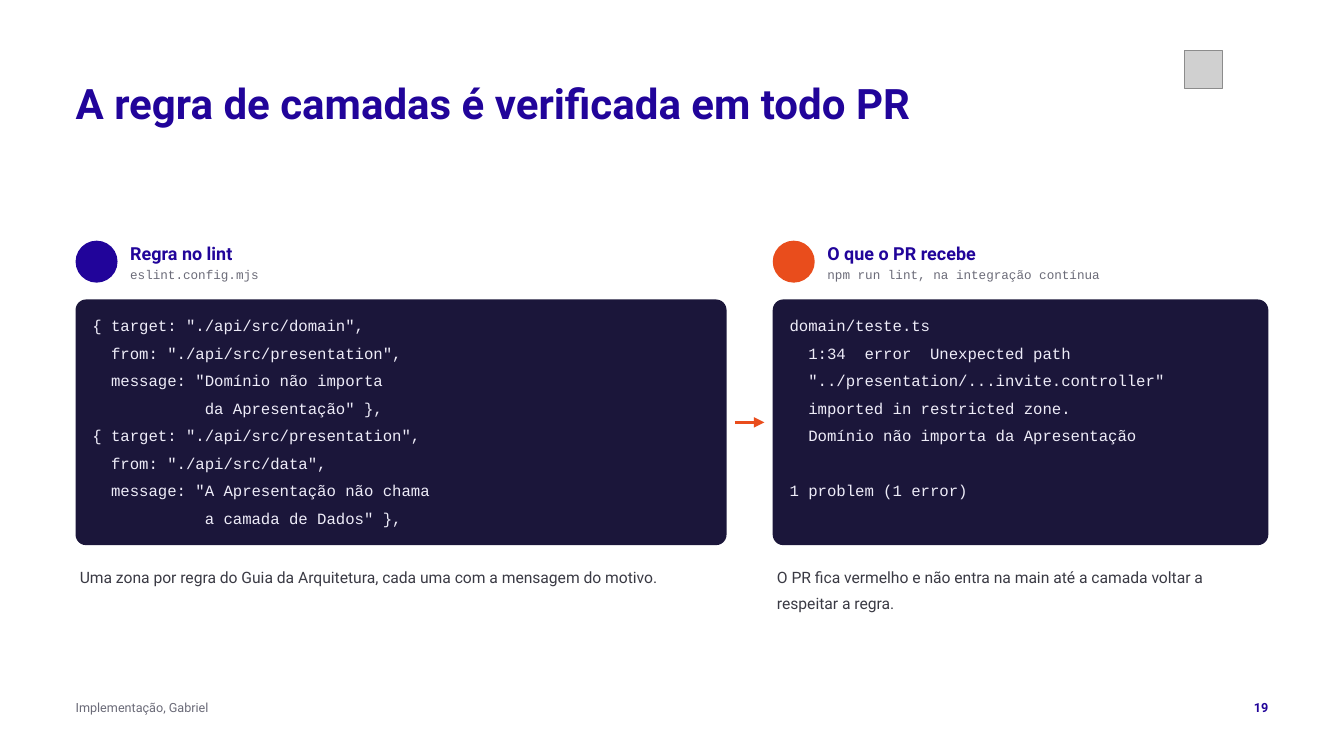
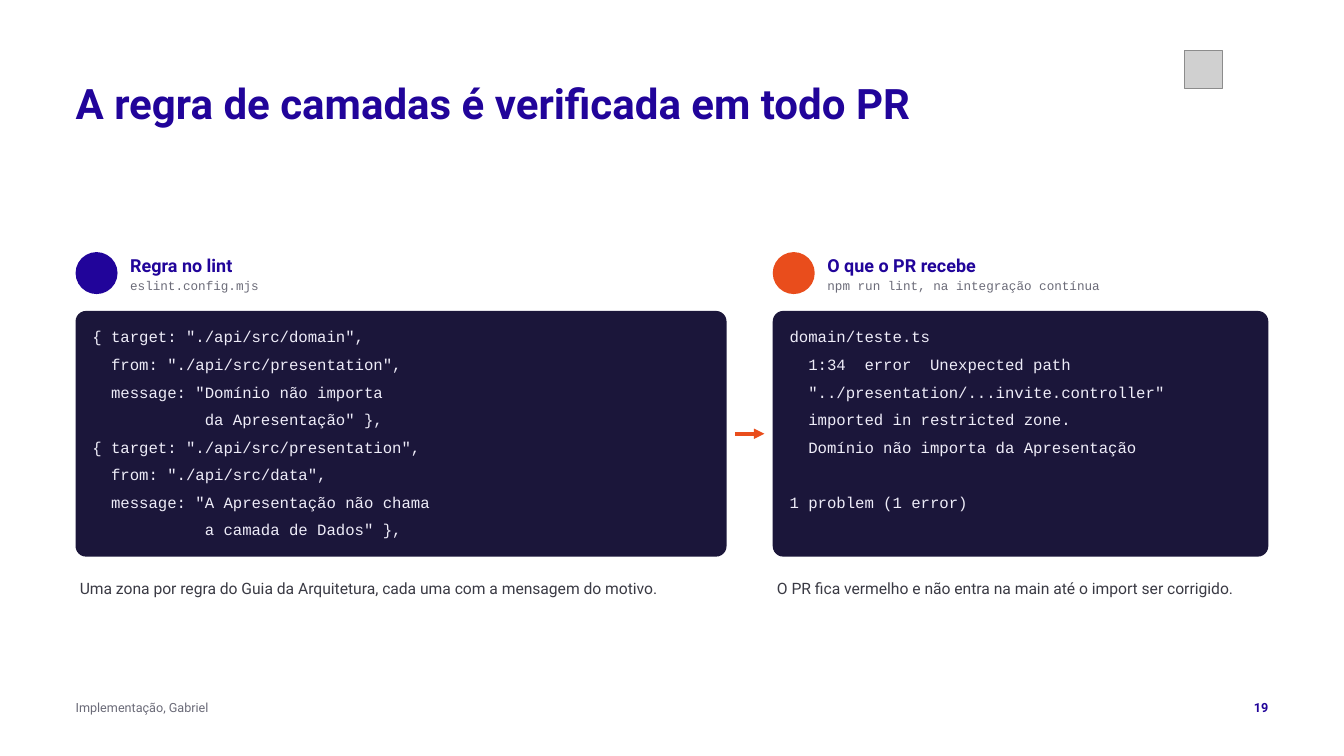
Before and after one commit to tcpassos/invite-app, a slide deck: slide 19 of trabalhos/T4-Pitch-Final.pptx. Drawn at 1344x756 pixels with LibreOffice and Linux fonts; fonts in the diff are those of the drawing; grey boxes stand for pictures; background and template pictures are left out. Boxes give left, top, right and bottom in pixels: in the first picture for what was removed or moved away, otherwise in the second. Text is boxed around its words. In the diff, an @@ line names an element or a change of style, - is before the commit and + after.

```diff
--- a/trabalhos/T4-Pitch-Final.pptx
+++ b/trabalhos/T4-Pitch-Final.pptx
@@ 19 texts, 2 rounded rectangles, 2 ellipses, 1 arrow: place and size @@
-19 texts, 2 rounded rectangles, 2 ellipses, 1 arrow at bbox=[76, 241, 1269, 587]
+19 texts, 2 rounded rectangles, 2 ellipses, 1 arrow at bbox=[76, 252, 1269, 598]
@@ text at bbox=[777, 582, 1233, 598]: text changed @@
-O PR fica vermelho e não entra na main até a camada voltar a respeitar a regra.
+O PR fica vermelho e não entra na main até o import ser corrigido.
```
Also in this commit, not shown: 14 other slides changed, 3 other files.
